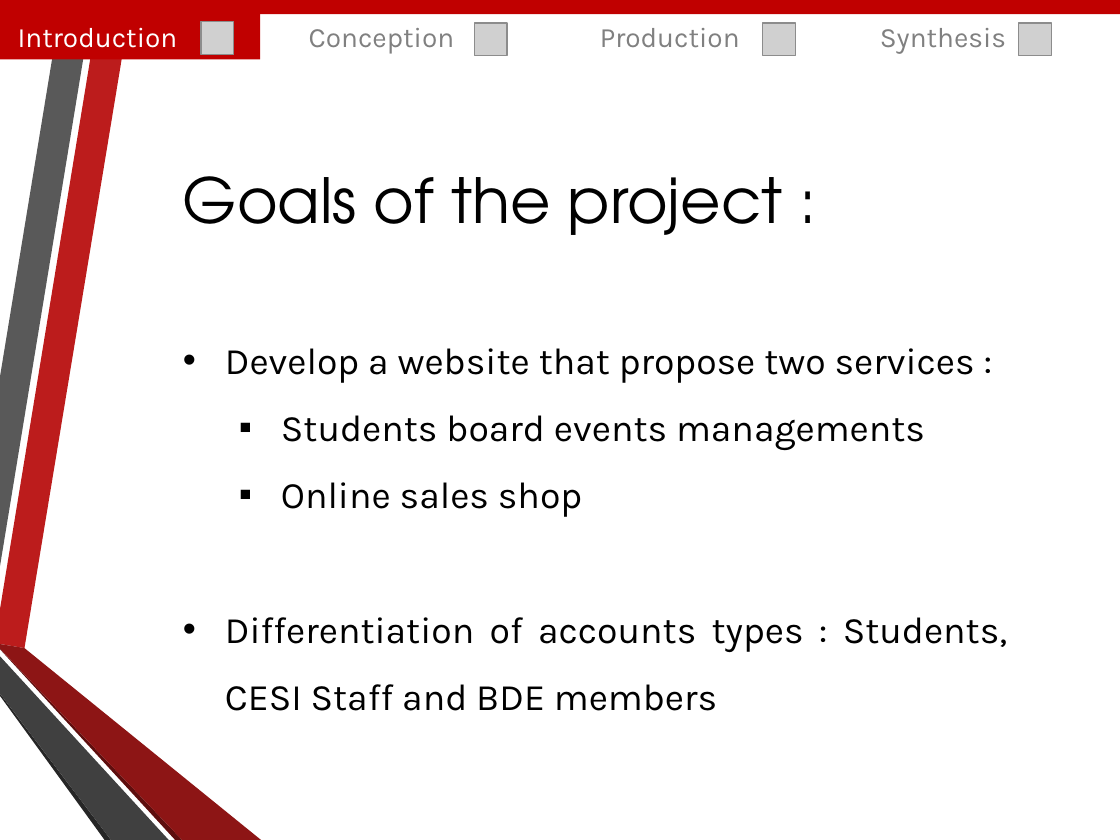
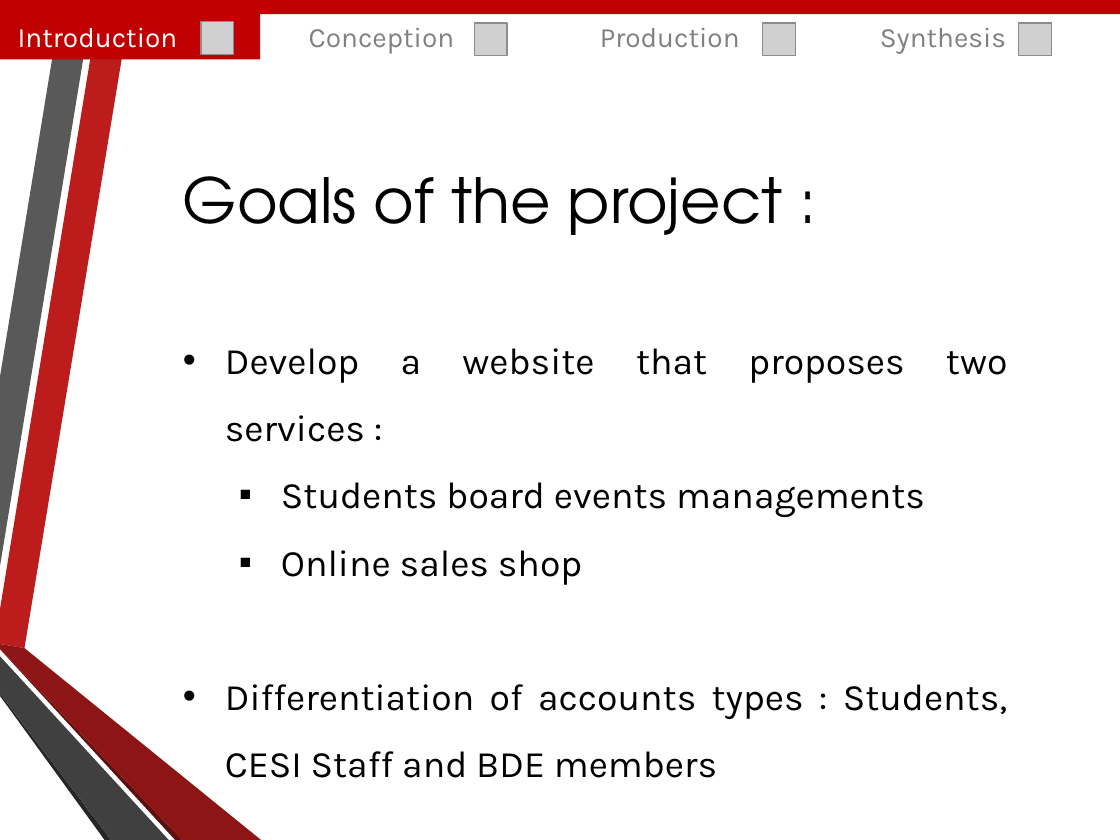
Before and after one commit to Amaknes/ProjetWeb, a slide deck: slide 4 of Livrables/Diapo_Projet_Web.pptx. Drawn at 1120x840 pixels with LibreOffice and Linux fonts; fonts in the diff are those of the drawing; grey boxes stand for pictures; background and template pictures are left out. Boxes give left, top, right and bottom in pixels: in the first picture for what was removed or moved away, otherwise in the second. Text is boxed around its words. In the diff, an @@ line names an element or a change of style, - is before the commit and + after.

```diff
--- a/Livrables/Diapo_Projet_Web.pptx
+++ b/Livrables/Diapo_Projet_Web.pptx
@@ text at bbox=[225, 348, 1007, 442]: text changed @@
-• Develop a website that propose two services :
+• Develop a website that proposes two services :
```
Also in this commit, not shown: 3 other slides changed, 2 slides removed.
